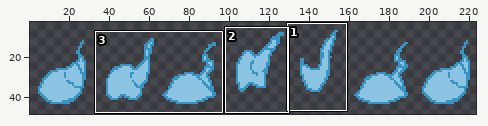
Two states of a sprite sheet, Assets/Assets/SlimeCharacter/BazStuffCharacterBackLeft.png. Above, an overview of the earlier version with the close-up marked.
Close-up. Old version:
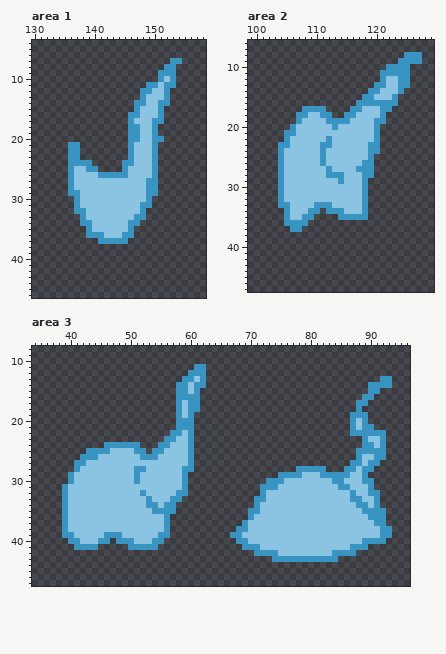
The file is 224x64 pixels. Shown: area 1: x 130..158, y 4..46; area 2: x 99..129, y 6..47; area 3: x 34..96, y 8..47. The wide view leaves out empty margins. The commit also changed other parts of the picture, which this record leaves out.
The same view after the edit:
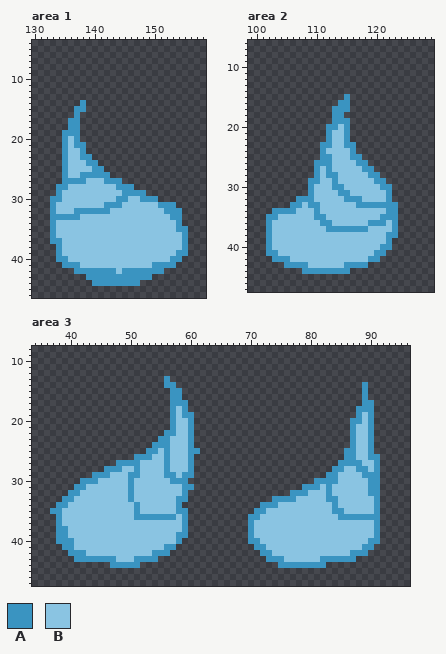
Palette (. is transparent): A #3a94c1  B #8ac4e2
From old to new:
Changed rows in their new state; - is an unchanged pixel.
Area 1:
first column x 133:
 7 --------------------..-
 8 -------------------..--
 9 ------------------...--
10 ------------------...--
11 ----------------.....--
12 ---------------.....---
13 ---------------.....---
14 -----A--------......---
15 ----AA--------.....----
16 ----A--------......----
17 ---AA--------......----
18 ---AA--------.....-----
19 --AAA--------.....-----
20 --ABA--------......----
21 --AB-A-------.....-----
22 --ABBA-------.....-----
23 --ABBAA------.....-----
24 --ABBB-A----......-----
25 --AB--B-A---......-----
26 --AB-AAA--........-----
27 --A-AA---AAA......-----
28 -AAB-------AAA....-----
29 -ABBB-------AAAA..-----
30 AABBB------AA--A-A-----
31 ABBBB----AAA---BBBAAA--
32 ABBB--AAAA-----BBBBAAA-
33 AAAAAB--------BBBBBBAA-
34 ABBBBBB------BBBBBBBBA-
35 ABBBBBB------BBBBBBBBAA
36 ABBBBBBBB---BBBBBBBBBBA
37 AABBBBBBBBBBBBBBBBBBBBA
38 -ABBBBBBBBBBBBBBBBBBBBA
39 -ABBBBBBBBBBBBBBBBBBBAA
40 -AABBBBBBBBBBBBBBBBBAA-
41 --AAABBBBBBBBBBBBAAAA--
42 ----AAAAAAABAAAAAAA----
43 ------AAAAAAAAAAA------
44 -------AAAAAAAA--------
Area 2:
first column x 102:
 8 -----------------------...
 9 ----------------------....
10 --------------------....--
11 -------------------.....--
12 -------------------.....--
13 ------------------......--
14 -----------------......---
15 -------------A--......----
16 ------------AA-.......----
17 ------....-AAA.......-----
18 -----......AA.......------
19 -----......---......------
20 ----......A--A.....-------
21 ---.......A--A.....-------
22 ---.......---A.....-------
23 --.......----AA....-------
24 --.......-----A....-------
25 --.......-A---AA..--------
26 --......A-A----A-.--------
27 --......A------B----------
28 --......A---B---B-A-------
29 --.....AA--AB---BBAA------
30 --.....A---AA---BBBAA-----
31 --.....A----AA--BBBBA-----
32 --...AAA-----AAABBBBA-----
33 --..AA-A-BB----A-AAAAA----
34 -AA-A--B-BBBB---BBBBAA----
35 AABB--BBAABBBBBBBBBAAA----
36 ABBBBBBBBAABBBBBBAAABA----
37 ABBBBBBBBBAAAAAAABBBBA----
38 ABBBBBBBBBBBBBBBBBBBAA----
39 ABBBBBBBBBBBBBBBBBBBA-----
40 ABBBBBBBBBBBBBBBBBBAA-----
41 AABBBBBBBBBBBBBBBBAA------
42 -AAABBBBBBBBBBBBBAA-------
43 ---AAAABBBBBBAAAA---------
44 ------AAAAAAAA------------
Area 3:
first column x 37:
11 ------------------------..-------------------------------
12 -----------------------...-------------------------------
13 -------------------A--....-----------------------------..
14 -------------------AA.....--------------------------A....
15 --------------------A-...---------------------------A..--
16 --------------------A-...----------------------------.---
17 --------------------A-A..--------------------------.-A---
18 --------------------ABA..---------------------------AA---
19 --------------------ABA---------------------------.-BA---
20 --------------------ABB----------------------------ABA---
21 --------------------ABB-----------------------------B----
22 -------------------A-B-----------------------------BB-..-
23 ------------------A-B-----------------------------ABBA..-
24 ---------......--A--------------------------------ABB-..-
25 ------..........A-BA----A------------------------AABB-..-
26 -----.........A--B-A-----------------------------AAB-A-.-
27 ----.......AAAA----A----------------------------AA---B---
28 ----.....AAA---B---A--B------------------.....-AABBA-BA--
29 ---....AAA---A-----AA--A--------------........--BB---AA--
30 ---..AAA-----AB-----AA--------------........AAA-B---B-A--
31 --..AA-------A---------A-----------.......AAA-A-BB----A--
32 --.AA--------A-B-----B-------------.....AAA---A---B------
33 ---A---------A--B---B-A-----------...AAAA-----AA--BB-----
34 -A------------A-BB-BBA------------.AAA---------A---BB----
35 AAB-----------A--BBBBAA----------.-A-----------AA---BB-.-
36 -AB-----------AAAAA-ABA-----------A-------------AAAAA--.-
37 -AB----------------BBBA---------.A---------------------.-
38 -A-----------------BBBA--------..A--------------------A..
39 -A-B-----BBB------BBBAA-------...A--------------------A..
40 -AA-B---BBBBBB---BBBBA---------..AA-----------------B--.-
41 --AABBBBBBBBBBBBBBBAA-----------..-A--------------BB-A---
42 ---AAABBBBBBBBBBBAAA--------------.--B---------BBB-AA----
43 ----AAAAAAABBBAAAA------------------A--BBBBBB---AAA------
44 ----------AAAAA-----------------------AAAAAAAA-----------
Changed places in both close-ups, as pixel boxes (x1, y1, x2, y2):
changed: (50, 58, 188, 286)
changed: (266, 52, 422, 274)
changed: (50, 364, 206, 568)
changed: (230, 376, 392, 568)
